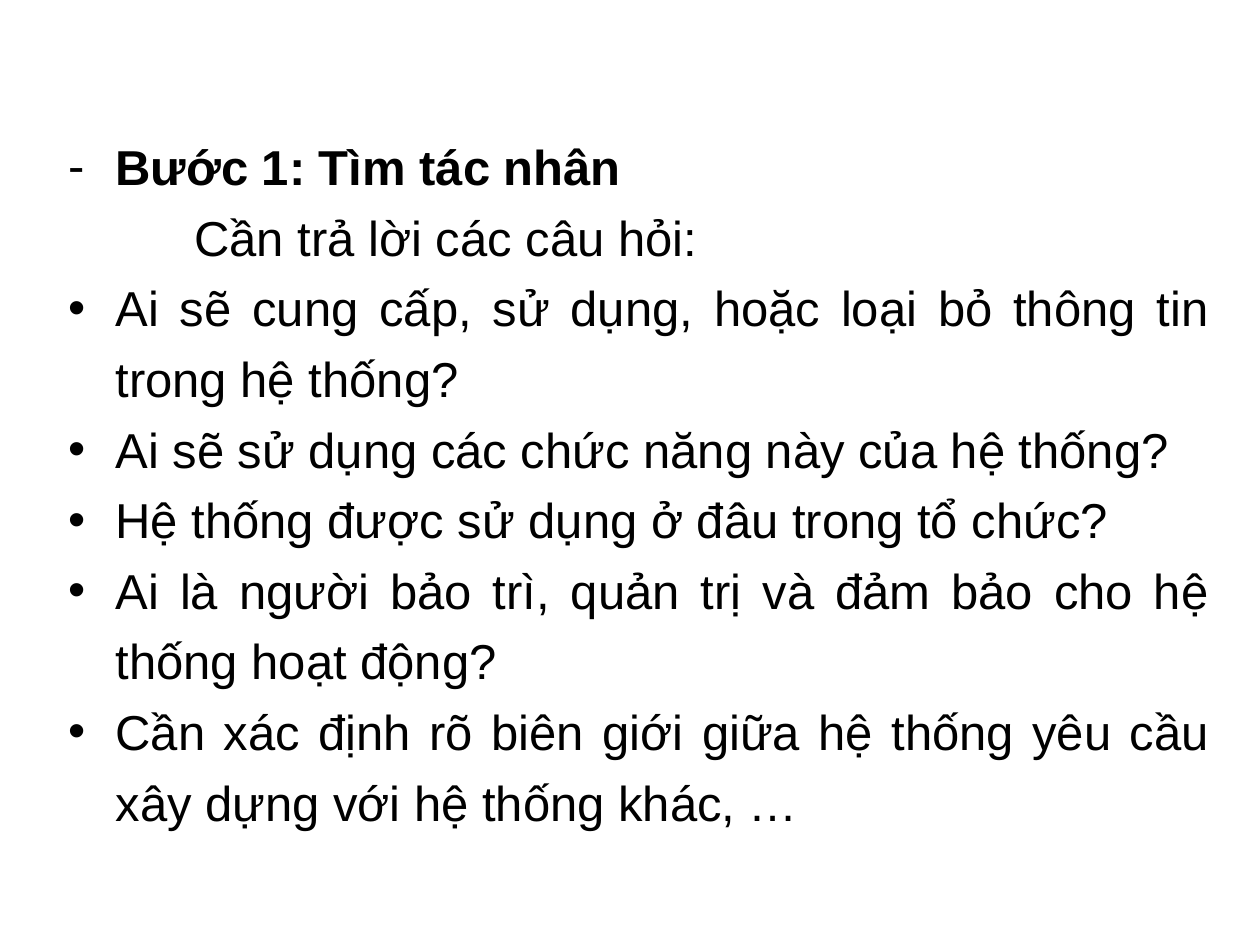
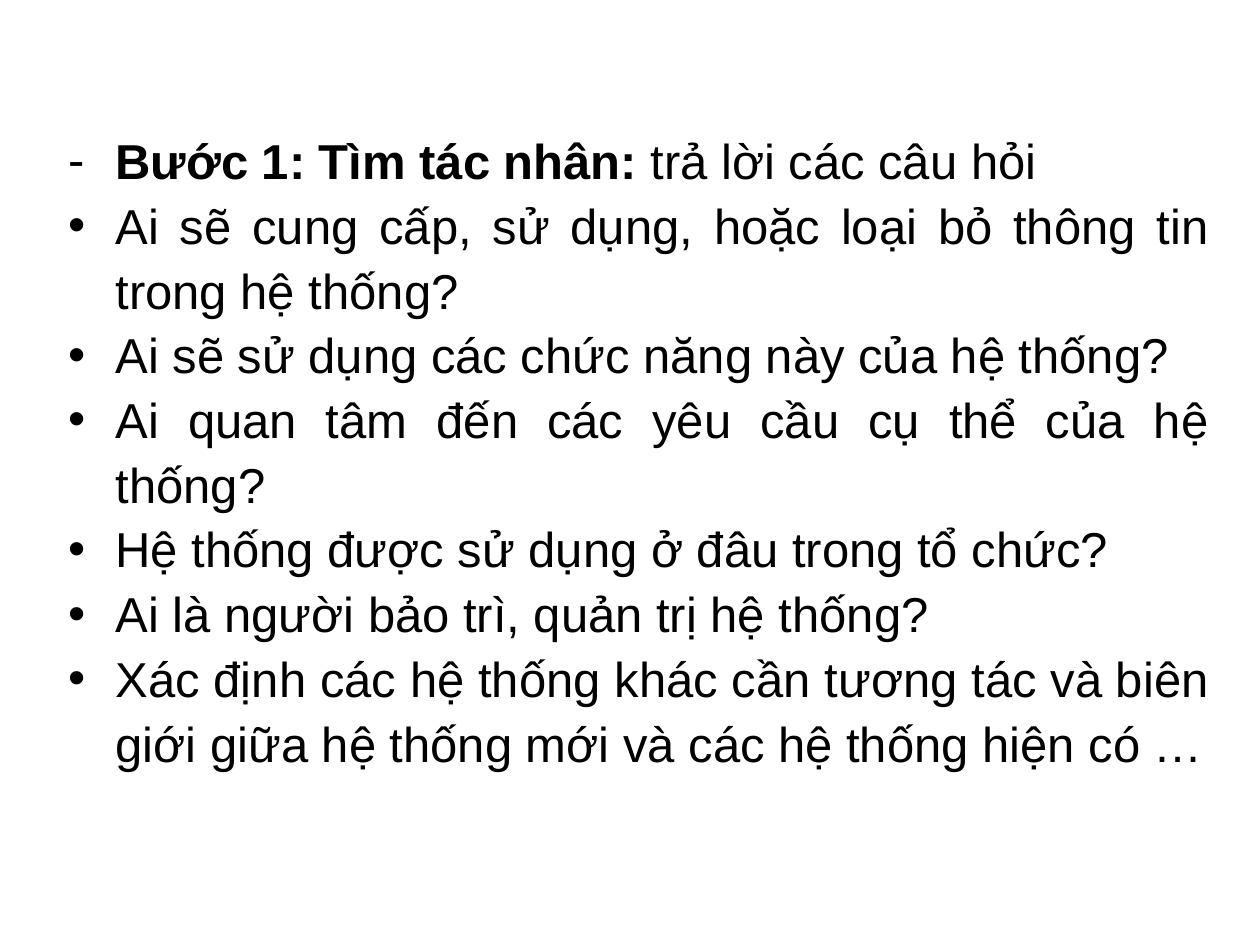
Before and after one commit to HienNguyen482412/UML_Doc, a slide deck: slide 14 of Slide.pptx. Drawn at 1260x945 pixels with LibreOffice and Linux fonts; fonts in the diff are those of the drawing; background and template pictures are left out. Boxes give left, top, right and bottom in pixels: in the first picture for what was removed or moved away, otherwise in the second. Text is boxed around its words. In the diff, an @@ line names an element or a change of style, - is before the commit and + after.

```diff
--- a/Slide.pptx
+++ b/Slide.pptx
@@ text at bbox=[116, 142, 1036, 180]: text changed; bold on @@
-– Bước 1: Tìm tác nhân
-Cần trả lời các câu hỏi:
+– Bước 1: Tìm tác nhân: trả lời các câu hỏi
@@ text at bbox=[116, 206, 1209, 577]: line spacing 1.2 to 1.1 @@
@@ text at bbox=[116, 399, 1208, 513]: paragraph added @@
+• Ai quan tâm đến các yêu cầu cụ thể của hệ thống?
@@ text at bbox=[116, 594, 1209, 772]: text changed @@
-• Ai là người bảo trì, quản trị và đảm bảo cho hệ thống hoạt động?
-• Cần xác định rõ biên giới giữa hệ thống yêu cầu xây dựng với hệ thống khác, …
+• Ai là người bảo trì, quản trị hệ thống?
+• Xác định các hệ thống khác cần tương tác và biên giới giữa hệ thống mới và các hệ thống hiện có …
```
Also in this commit, not shown: 4 other slides changed, 6 other files.
